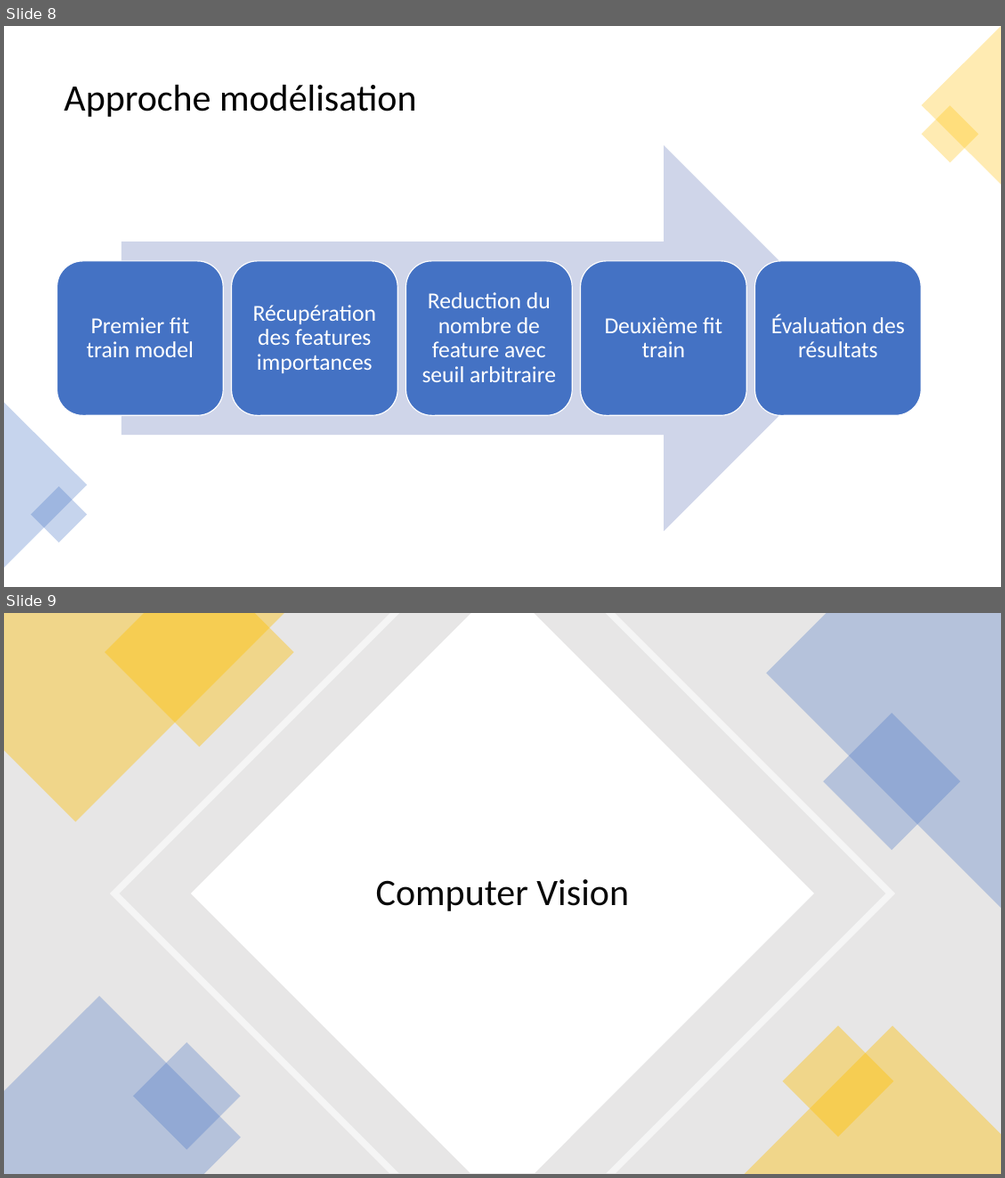
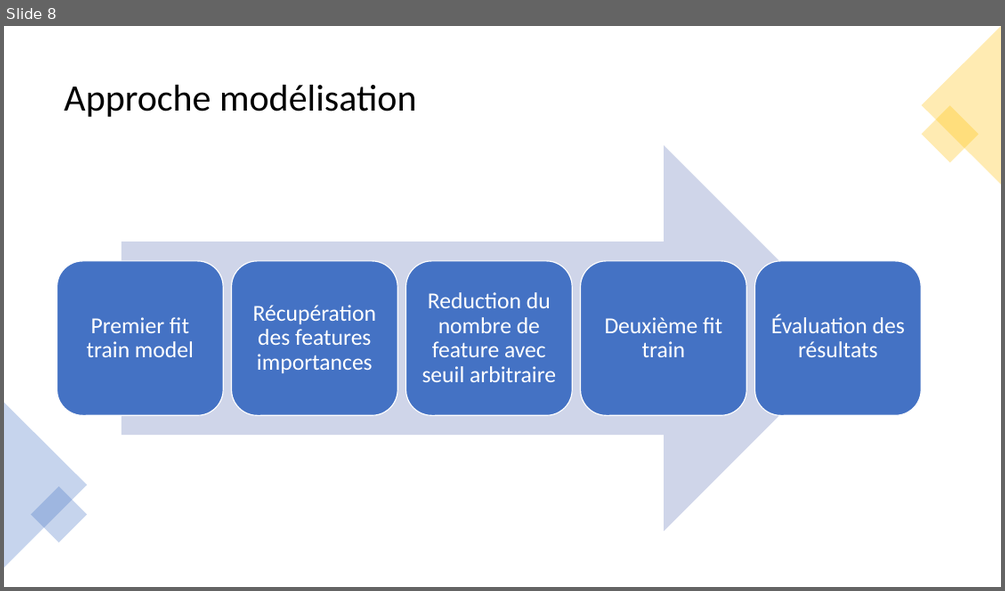
Before and after one commit to Blisk11/project_7, a slide deck: documents/P7_03_présentation.pptx. Shown one above the other, each under a label of ours: slides 8 and 9 before the commit, slide 8 after it. The pictures are 1005x1178 and 1005x591 pixels, drawn with LibreOffice and Linux fonts; fonts in the diff are those of the drawing. Boxes give left, top, right and bottom in pixels: in the first picture for what was removed or moved away, otherwise in the second. Text is boxed around its words. In the diff, an @@ line names an element or a change of style, - is before the commit and + after.

```diff
--- a/documents/P7_03_présentation.pptx
+++ b/documents/P7_03_présentation.pptx
@@ slide 9 removed at (4, 613, 1001, 1174), background #FFFFFF @@
@@ rectangle removed at (4, 613, 1001, 1174) @@
@@ freeform shape removed at (4, 613, 284, 821) @@
@@ freeform shape removed at (105, 613, 294, 747) @@
@@ freeform shape removed at (110, 613, 895, 1174) @@
@@ freeform shape removed at (191, 613, 814, 1174) @@
@@ freeform shape removed at (766, 613, 1001, 908) @@
@@ rectangle removed at (823, 713, 961, 850) @@
@@ title removed at (376, 879, 629, 911) @@
-Computer Vision
@@ freeform shape removed at (4, 997, 241, 1174) @@
@@ freeform shape removed at (744, 1026, 1001, 1174) @@
@@ rectangle removed at (783, 1025, 894, 1136) @@
@@ rectangle removed at (133, 1042, 241, 1150) @@
```
Also in this commit, not shown: 3 slides changed, 3 other files.
